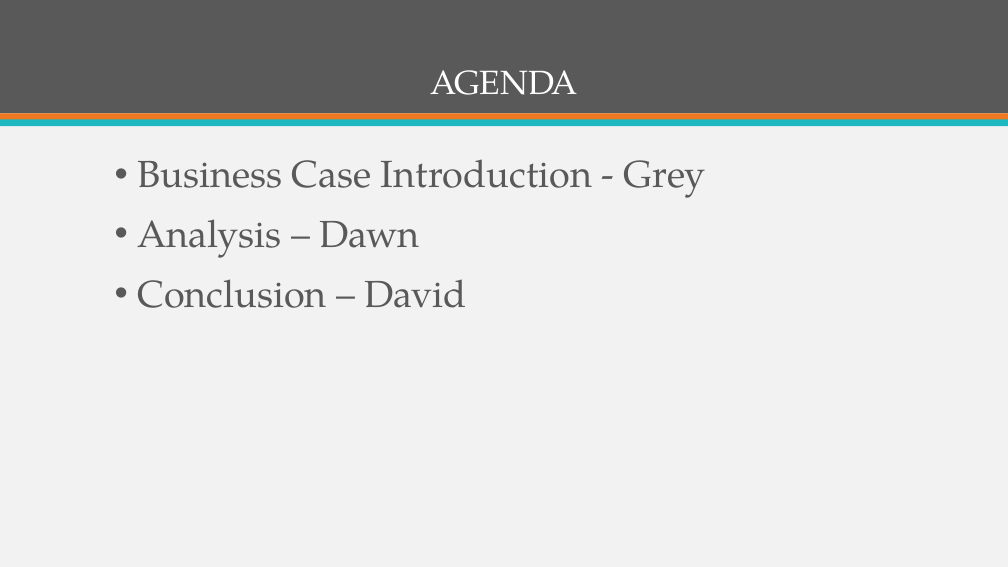
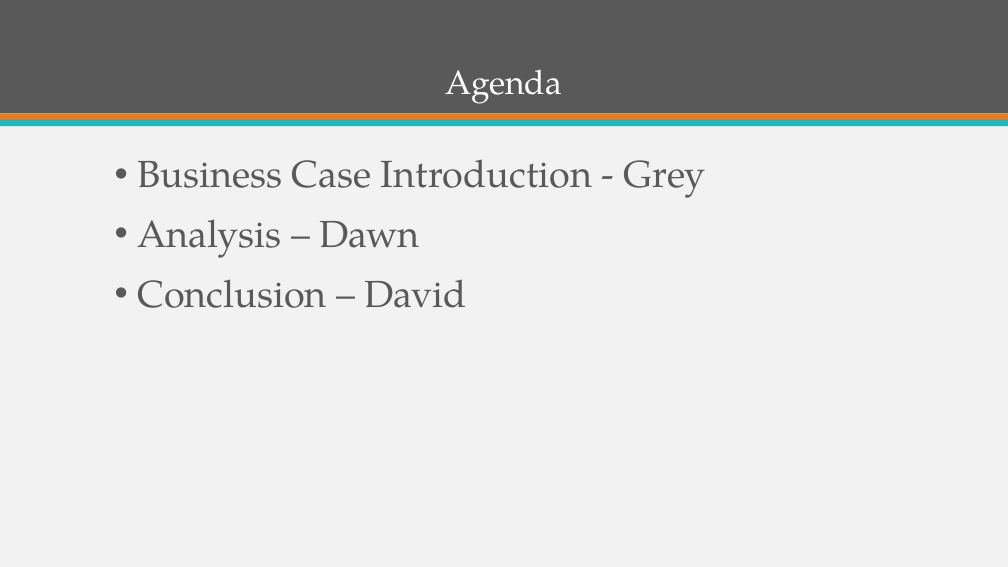
Before and after one commit to ItsGreyedOut/Brewery-Startup, a slide deck: slide 2 of presentation.pptx. Drawn at 1008x567 pixels with LibreOffice and Linux fonts; fonts in the diff are those of the drawing. Boxes give left, top, right and bottom in pixels: in the first picture for what was removed or moved away, otherwise in the second. Text is boxed around its words. In the diff, an @@ line names an element or a change of style, - is before the commit and + after.

```diff
--- a/presentation.pptx
+++ b/presentation.pptx
@@ title at (x1=446, y1=69, x2=562, y2=104): text changed @@
-AGENDA
+Agenda
```
Also in this commit, not shown: 6 other slides changed, 2 other files.
